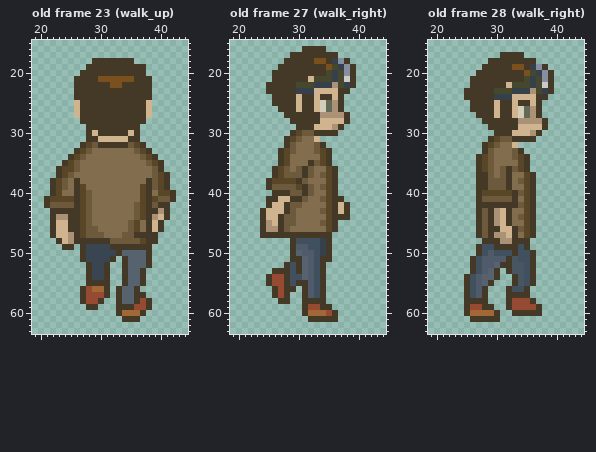
Pixel-art file -- Assets/Sprites/Ase/character.aseprite. The picture above is the old version.
64x64 pixels, 66 frames. Shown: old frame 23 (walk_up): x 19..44, y 15..63; old frame 27 (walk_right): x 19..44, y 15..63; old frame 28 (walk_right): x 19..44, y 15..63. The commit also changed other frames, which this record leaves out.
The result:
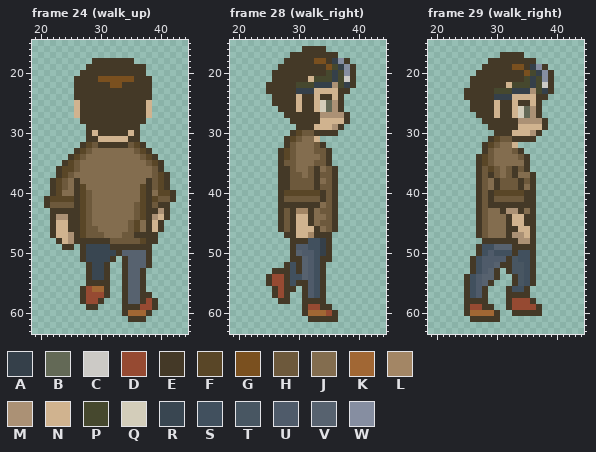
Palette (. is transparent): A #35404a  B #636956  C #cccac6  D #964a32  E #443927  F #594627  G #7a501f  H #6d593c  J #836d4f  K #a16734  L #a38665  M #ab9175  N #d0b38f  P #46482e  Q #d3cdba  R #394651  S #41505e  T #485662  U #4f5b6a  V #57626f  W #868ea1
What changed:
frames 66 -> 67
Changed rows in their new state; - is an unchanged pixel.
Frame 24 (walk_up) against old frame 23 (walk_up), layer "default/leg_right/front":
first column x 33:
56 .E-VE--
57 .E-V-E-
58 .E-VEDE
59 .--E-DE
60 .E--KE-
61 -.--E--
Frame 28 (walk_right) against old frame 27 (walk_right), layers "default/arm_left/back", "default/arm_right/front", "default/body":
first column x 24:
33 ----------H----
34 -----H----H----
35 ----HH--J-H----
36 --.EEHJJ-E-H---
37 --.EE--J-E-H---
38 -..EEHH-HE-H---
39 -..EE-HH-E-H---
40 --.-FFFFFFEH---
41 -..EHHH-HHEH-.-
42 -..E-EEEEE-H-..
43 ...EHELLE--H-..
44 ...--ENNE--H-..
45 ...--ENNE--H---
46 ...--ENNNE-H---
47 ....--NNL------
48 ------EE-------
Frame 29 (walk_right) against old frame 28 (walk_right), layers "default/arm_right/front", "default/body":
first column x 28:
34 -----JH--
35 ------J--
36 HFHJHEH--
37 HEHJHE-J-
38 HJE-HHEH-
39 HJE-HHEJ-
40 HE---FFE-
41 -E---HHE-
42 H-----EE-
43 -JJEMMEJ-
44 -JJJ-NNE-
45 -JJJ-NNE-
46 -JJJE-NN-
47 -JJJEMMN-
48 ---EE-MME
49 --VVV-E-E
Pixel boxes of the changes (left, top, right, bottom) in both pictures:
changed: (116, 286, 158, 322)
changed: (260, 148, 350, 244)
changed: (482, 154, 536, 250)
